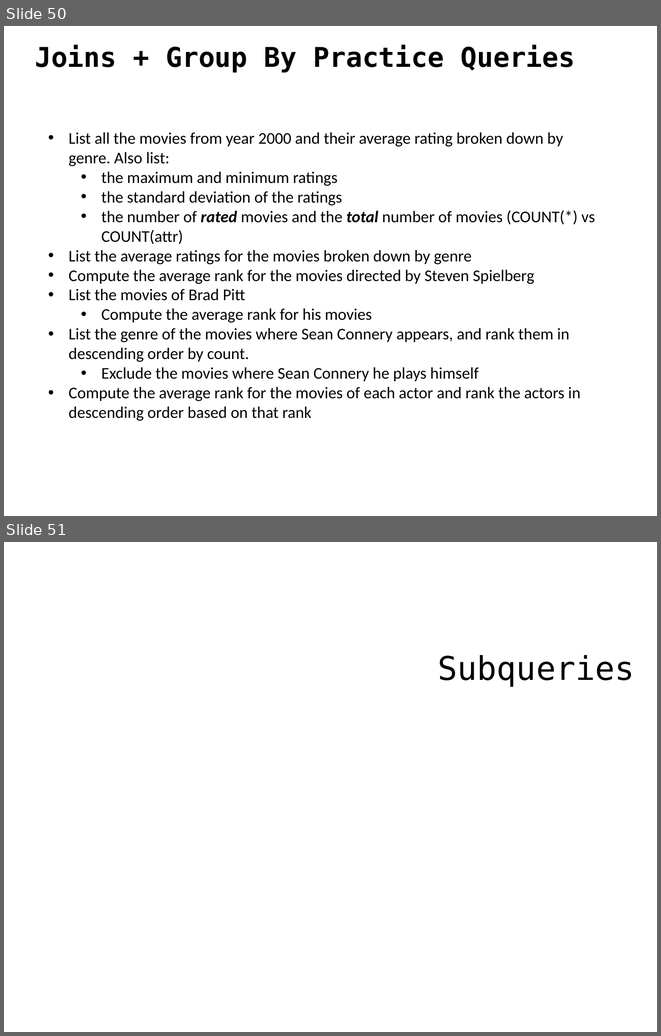
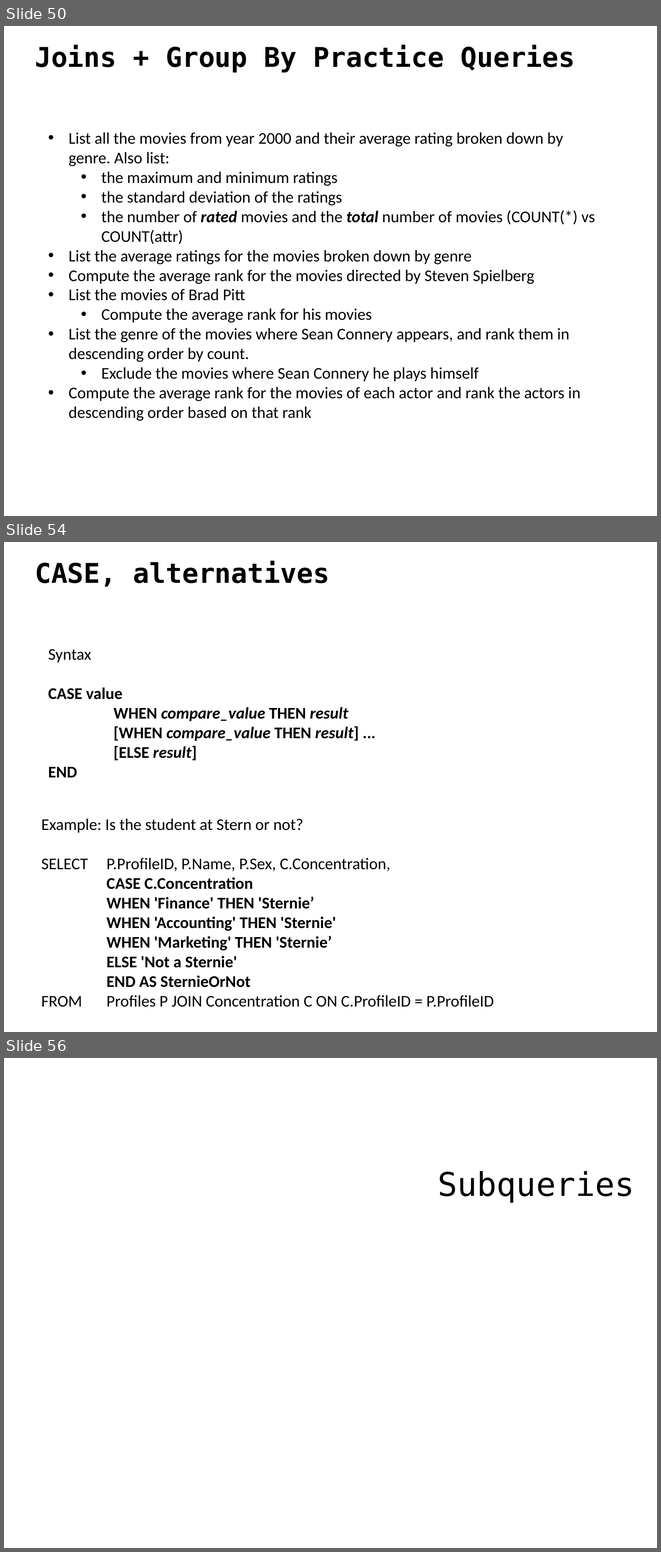
Before and after one commit to ipeirotis/dealing_with_data, a slide deck: 02-SQL/C-SQL.pptx. Shown one above the other, each under a label of ours: slides 50 and 51 before the commit, slides 50, 54 and 56 after it; the slides between them are not shown. The pictures are 661x1036 and 661x1552 pixels, drawn with LibreOffice and Linux fonts; fonts in the diff are those of the drawing. Boxes give left, top, right and bottom in pixels: in the first picture for what was removed or moved away, otherwise in the second. Text is boxed around its words. In the diff, an @@ line names an element or a change of style, - is before the commit and + after.

Commit message:
Added CASE, ANY, ALL and examples

```diff
--- a/02-SQL/C-SQL.pptx
+++ b/02-SQL/C-SQL.pptx
@@ slide 54 added at (4,542,657,1032), background #FFFFFF @@
@@ text added at (35,561,330,587), 30 pt, text #000000, bold @@
+CASE, alternatives
@@ text added at (48,649,359,777), 18 pt, text #000000, bold @@
+Syntax
+CASE value
+WHEN compare_value THEN result
+[WHEN compare_value THEN result] ...
+[ELSE result]
+END
@@ text added at (41,818,494,1007), 18 pt, text #000000 @@
+Example: Is the student at Stern or not?
+SELECT P.ProfileID, P.Name, P.Sex, C.Concentration,
+CASE C.Concentration
+WHEN 'Finance' THEN 'Sternie’
+WHEN 'Accounting' THEN 'Sternie'
+WHEN 'Marketing' THEN 'Sternie’
+ELSE 'Not a Sternie'
+END AS SternieOrNot
+FROM Profiles P JOIN Concentration C ON C.ProfileID = P.ProfileID
@@ what was slide 51 is now slide 56 @@
```
Also in this commit, not shown: 3 slides changed, 8 other slides added.
